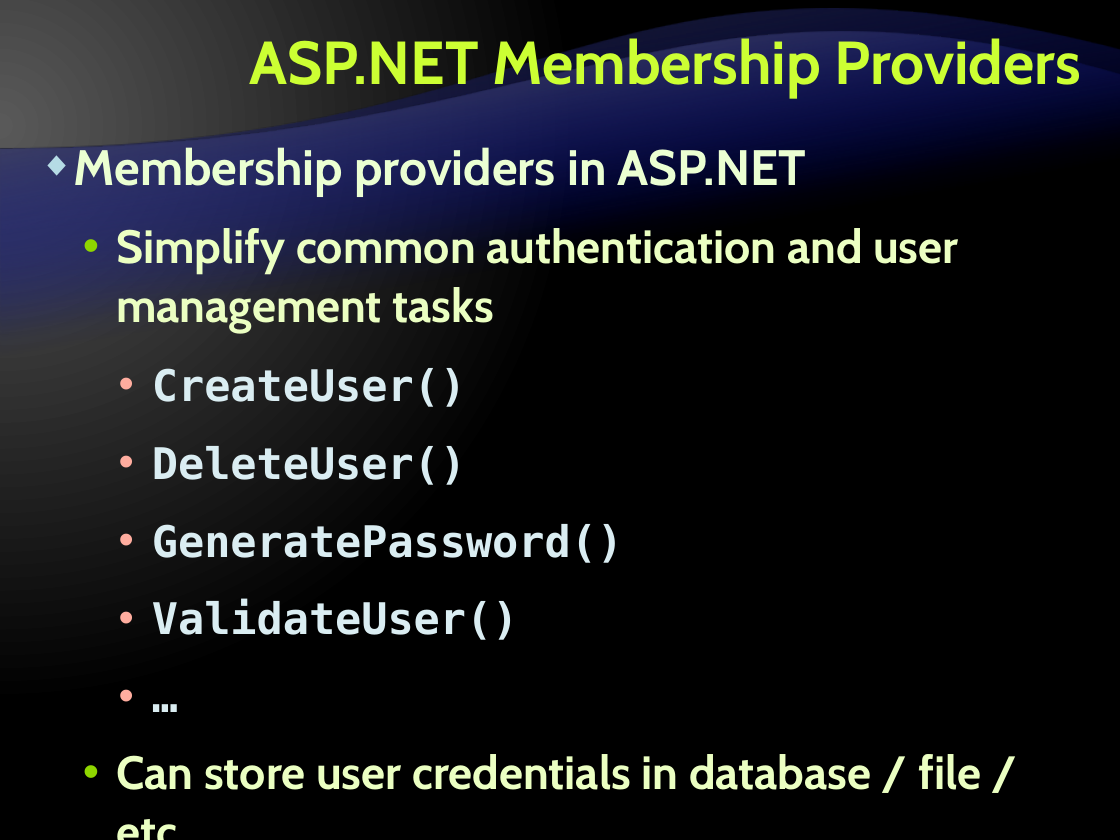
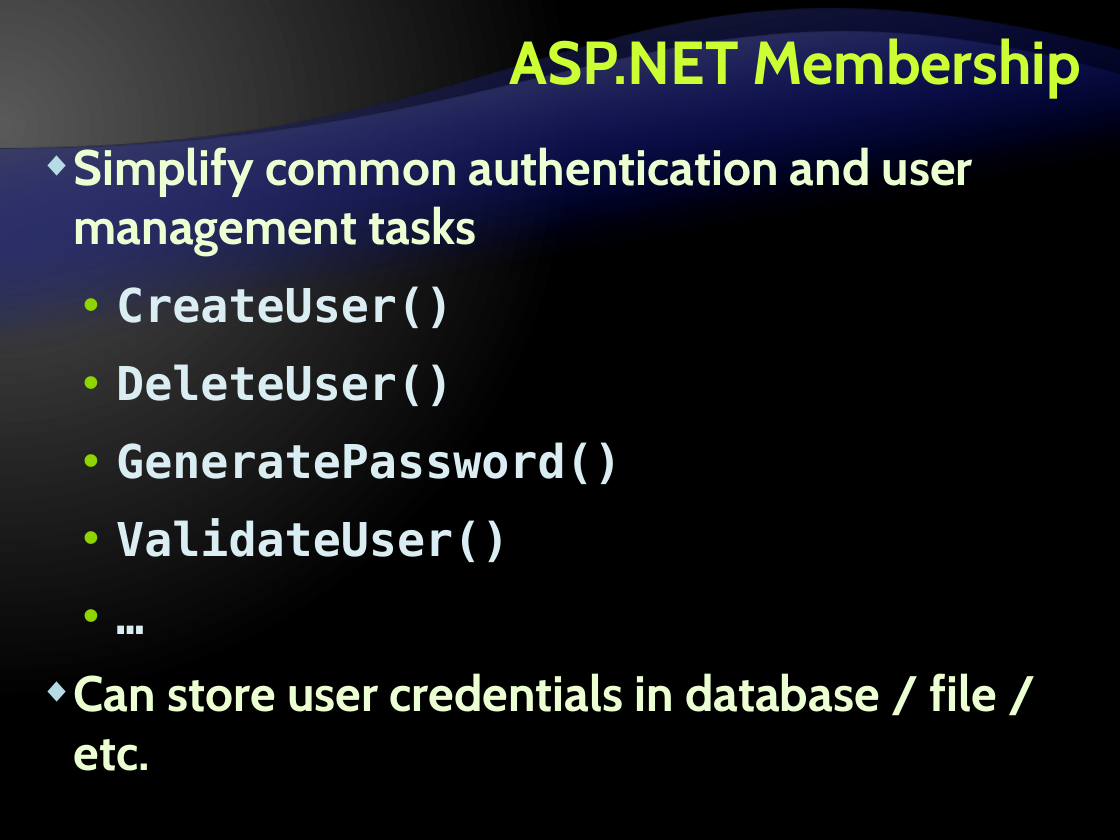
Before and after one commit to Graveheart/aspnetcourse, a slide deck: slide 19 of 2010/lectures/12. ASP.NET-Authentication-and-Authorization.pptx. Drawn at 1120x840 pixels with LibreOffice and Linux fonts; fonts in the diff are those of the drawing; background and template pictures are left out. Boxes give left, top, right and bottom in pixels: in the first picture for what was removed or moved away, otherwise in the second. Text is boxed around its words. In the diff, an @@ line names an element or a change of style, - is before the commit and + after.

```diff
--- a/2010/lectures/12. ASP.NET-Authentication-and-Authorization.pptx
+++ b/2010/lectures/12. ASP.NET-Authentication-and-Authorization.pptx
@@ title at (509, 33, 1082, 98): text changed @@
-ASP.NET Membership Providers
+ASP.NET Membership
@@ text "Simplify common authentication and user ..." at (74, 147, 997, 771): size 30 to 32 pt, text colour #EBFFC2 to #EBFFD2 in "Simplify common authentication and user management tasks", "Can store user credentials in database / ..."; size 28 to 30 pt in "CreateUser()", "DeleteUser()", "GeneratePassword()", "ValidateUser()" and 1 more places; bullet • to ◆; list level 2 to 1 in "Simplify common authentication and user ..."; bullet colour #8FD600 to #B5DBE5; list level 3 to 2 in "CreateUser()"; bullet colour #FFAD9F to #8FD600; list level 3 to 2 in "DeleteUser()"; list level 3 to 2 in "GeneratePassword()"; list level 3 to 2 in "ValidateUser()"; list level 3 to 2 in "…"; list level 2 to 1 in "Can store user credentials in ..." @@
@@ text at (74, 147, 806, 195): paragraph removed @@
-◆ Membership providers in ASP.NET
```
Also in this commit, not shown: 4 other slides changed.
